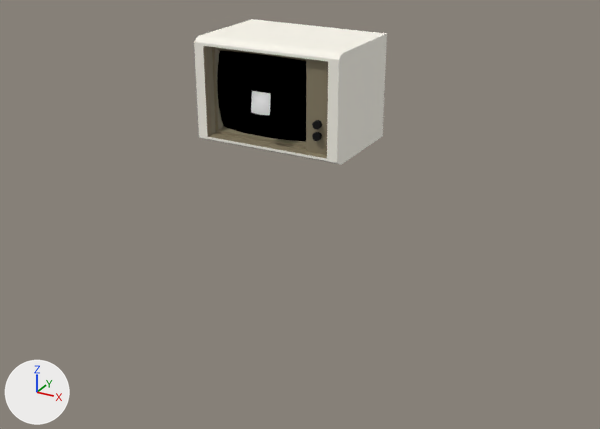
The Blender file blender_files/monitor.blend as it was, and as the next commit left it.
The view is the same before and after, from a camera (50 mm lens) standing at (7.53, -13.37, 4.13) and looking at (0.31, -0.23, -2.44). The lights are fixed; the arrows at lower left show +X, +Y and +Z.
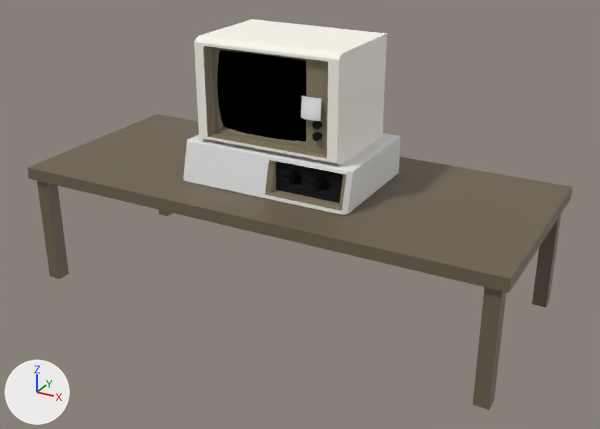
The change, as a list of edits to the scene's bpy script:
```text
Add mat_material_007:
    mat_material_007 = principled_material('Material.007')
    mat_material_007.base_color = (0.0, 0.0, 0.0)  # black #000000
    mat_material_007.roughness = 1.0
Add mat_material_008:
    mat_material_008 = principled_material('Material.008')
    mat_material_008.base_color = (0.8, 0.8, 0.8)  # white #e7e7e7
Add mat_material_009:
    mat_material_009 = principled_material('Material.009')
    mat_material_009.base_color = (0.253, 0.215, 0.135)  # yellow #8a8067
Add mat_material_010:
    mat_material_010 = principled_material('Material.010')
    mat_material_010.base_color = (0.155, 0.123, 0.0766)  # brown #6e624e
Add me_cube_013:
    me_cube_013.from_pydata(...)  # 326 vertices, 320 faces; spans x -2.43..1.13, y -0.78..1.69, z -0.4..0.39
    # faces by material slot: [134, 161, 25]
    me_cube_013.materials.append(mat_material_007)  # black #000000
    me_cube_013.materials.append(mat_material_008)  # white #e7e7e7
    me_cube_013.materials.append(mat_material_009)  # yellow #8a8067
Add me_cube_006:
    me_cube_006.from_pydata(...)  # a box spanning x -4.97..4.97, y -2.13..2.13, z -0.12..0.12; a box spanning x -4.84..-4.56, y -2.04..-1.76, z -2.38..-0.05; a box spanning x -4.84..-4.56, y 1.76..2.04, z -2.38..-0.05; a box spanning x 4.56..4.84, y -2.04..-1.76, z -2.38..-0.05; a box spanning x 4.56..4.84, y 1.76..2.04, z -2.38..-0.05
    me_cube_006.materials.append(mat_material_010)  # brown #6e624e
Change ob_cube_004:
    ob_cube_004.location: (0.0, -1.12, 0.0) -> (0.94, -0.98, 0.0)
Add ob_cube_010:
    ob_cube_010 = bpy.data.objects.new('Cube.010', me_cube_013)
    ob_cube_010.location = (0.65, -0.45, -1.39)
Add ob_cube_003:
    ob_cube_003 = bpy.data.objects.new('Cube.003', me_cube_006)
    ob_cube_003.location = (0.0, 0.0, -1.91)
```

Boxes (x1, y1, x2, y2) around the edits, measured in the pictures (600 x 429 px):
'Cube.003', added (brown)
    after: (27, 114, 573, 410)
'Cube.010', added
    after: (183, 133, 401, 215)
    faces in mat_material_008 (white #e7e7e7): (183, 133, 401, 215)
    faces in mat_material_007 (black #000000): (276, 162, 343, 203)
    faces in mat_material_009 (yellow #8a8067): (265, 160, 346, 211)
'Cube.004', moved
    before: (251, 91, 271, 115)
    after: (301, 96, 322, 121)
